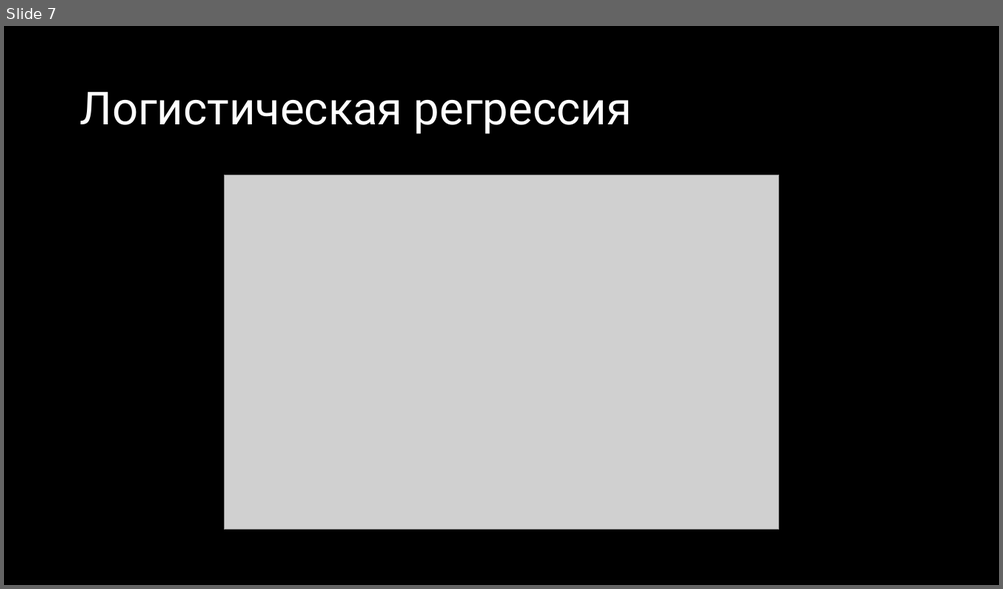
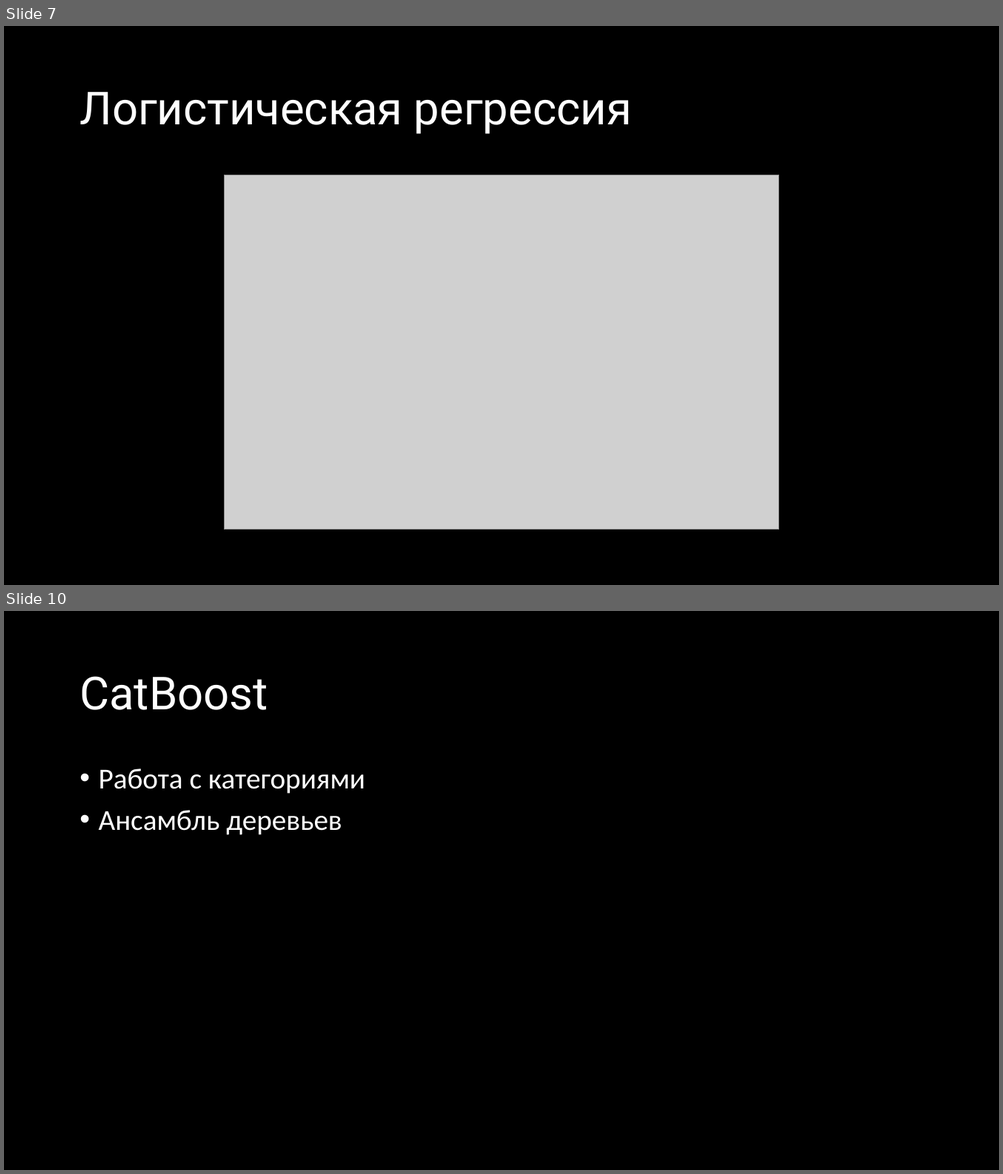
Before and after one commit to tolltech/it-curse, a slide deck: ai_classification/classification.pptx. Shown one above the other, each under a label of ours: slide 7 before the commit, slides 7 and 10 after it; the slides between them are not shown. The pictures are 1003x589 and 1003x1174 pixels, drawn with LibreOffice and Linux fonts; fonts in the diff are those of the drawing; grey boxes stand for pictures. Boxes give left, top, right and bottom in pixels: in the first picture for what was removed or moved away, otherwise in the second. Text is boxed around its words. In the diff, an @@ line names an element or a change of style, - is before the commit and + after.

```diff
--- a/ai_classification/classification.pptx
+++ b/ai_classification/classification.pptx
@@ slide 10 added at [4,611,999,1170], background #000000 @@
@@ title added at [79,676,267,710], 44 pt, text #FFFFFF @@
+CatBoost
@@ text added at [99,769,365,835], 28 pt, text #FFFFFF @@
+• Работа с категориями
+• Ансамбль деревьев
```
Also in this commit, not shown: 2 slides changed, 18 other slides added, 2 other files.
